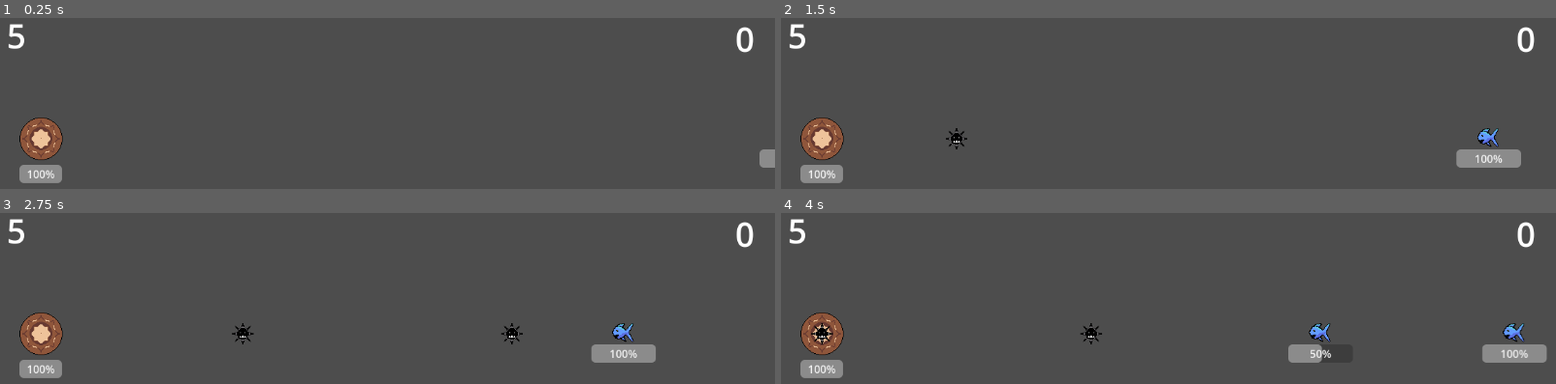
Above: before the commit, frames 1-4 (two rows, left to right).
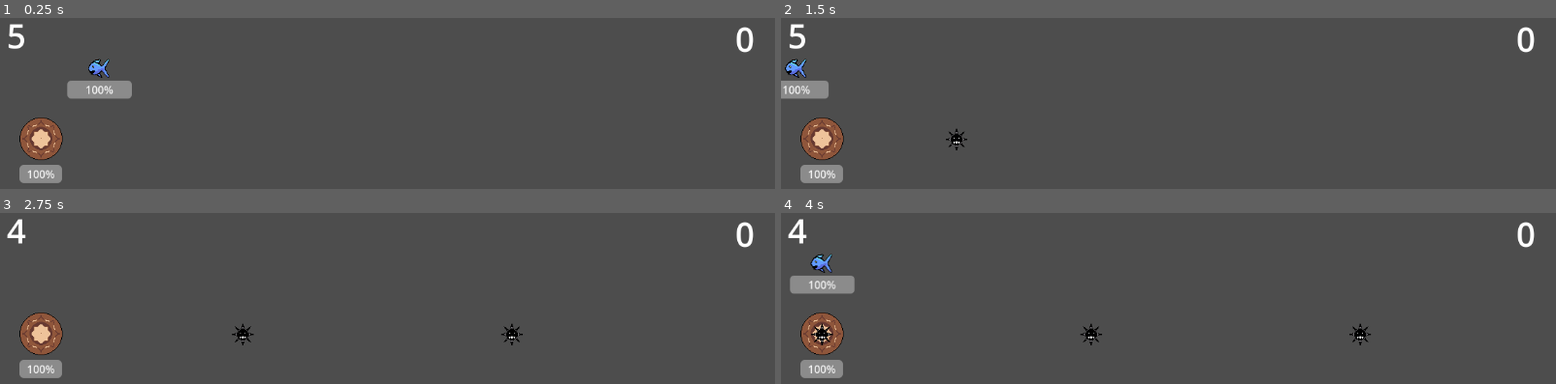
Above: after the commit, the same moments.

Repository: macmist/godot-game
Game: Godot game, scene res://Assets/Scenes/main.tscn
Two runs of this game, one before a commit and one after it. Both use one fixed random seed, a clock stepped at 60 frames per second and the inputs below.
Inputs:
- Up to frame 1 (0.25 s): no input
- Up to frame 2 (1.5 s): no input
- Up to frame 3 (2.75 s): no input
- Up to frame 4 (4 s): no input

The runs differ from the first frame. In frame 1, 1.3% of the frame differs, in the area x 8-100%, y 23-88%; in frame 2, 2.0%; in frame 3, 1.4%; in frame 4, 3.3%, in the area x 0-99%, y 3-88%.

Commit message:
feat: proper game over

Diff:
--- a/Assets/Scenes/Tower.tscn
+++ b/Assets/Scenes/Tower.tscn
@@ -6,7 +6,7 @@
 [sub_resource type="CircleShape2D" id="CircleShape2D_u1oly"]
 radius = 30.0167
 
-[node name="Tower" type="StaticBody2D" groups=["Friend"]]
+[node name="Tower" type="StaticBody2D" groups=["Friend", "destroy_on_game_over"]]
 collision_layer = 2
 collision_mask = 2
 script = ExtResource("2_0me8o")
--- a/Assets/Scenes/big_fish.tscn
+++ b/Assets/Scenes/big_fish.tscn
@@ -6,7 +6,7 @@
 [sub_resource type="CapsuleShape2D" id="CapsuleShape2D_iyk58"]
 height = 24.0
 
-[node name="BigFish" type="CharacterBody2D" groups=["Enemy"]]
+[node name="BigFish" type="CharacterBody2D" groups=["Enemy", "destroy_on_game_over"]]
 collision_mask = 2
 script = ExtResource("1_0hcdu")
 speed = -50.0
--- a/Assets/Scenes/fish.tscn
+++ b/Assets/Scenes/fish.tscn
@@ -6,7 +6,7 @@
 [sub_resource type="CapsuleShape2D" id="CapsuleShape2D_iyk58"]
 height = 24.0
 
-[node name="Fish" type="CharacterBody2D" groups=["Enemy"]]
+[node name="Fish" type="CharacterBody2D" groups=["Enemy", "destroy_on_game_over"]]
 collision_mask = 2
 script = ExtResource("1_5w6hj")
 
--- a/Assets/Scenes/main.tscn
+++ b/Assets/Scenes/main.tscn
@@ -16,9 +16,10 @@
 
 [node name="Tower" parent="." instance=ExtResource("2_efg45")]
 position = Vector2(61, 191)
+parent_for_projectiles = NodePath("..")
 
-[node name="Spawner" type="Marker2D" parent="."]
-position = Vector2(1201, 189)
+[node name="Spawner" type="Marker2D" parent="." groups=["destroy_on_game_over"]]
+position = Vector2(172, 86)
 script = ExtResource("3_d1gso")
 items = Array[PackedScene]([ExtResource("4_motp3"), ExtResource("1_msv38")])
 
@@ -49,6 +50,18 @@
 theme_override_font_sizes/font_size = 50
 text = "0"
 
+[node name="GameOver" type="Label" parent="CanvasLayer"]
+unique_name_in_owner = true
+visible = false
+offset_left = 381.0
+offset_top = 251.0
+offset_right = 809.0
+offset_bottom = 354.0
+theme_override_font_sizes/font_size = 75
+text = "Game Over!"
+horizontal_alignment = 1
+vertical_alignment = 1
+
 [connection signal="fish_died" from="Spawner" to="." method="_on_spawner_fish_died"]
 [connection signal="body_entered" from="FishGrinder" to="." method="_on_fish_detector_body_entered"]
 [connection signal="body_entered" from="FishGrinder" to="FishGrinder" method="_on_body_entered"]
--- a/Assets/Scenes/projectile.tscn
+++ b/Assets/Scenes/projectile.tscn
@@ -6,7 +6,7 @@
 [sub_resource type="CircleShape2D" id="CircleShape2D_nes5s"]
 radius = 12.0416
 
-[node name="Projectile" type="Sprite2D"]
+[node name="Projectile" type="Sprite2D" groups=["destroy_on_game_over"]]
 texture = ExtResource("1_p7xhx")
 script = ExtResource("2_bno0r")
 
--- a/Assets/Scripts/Game.gd
+++ b/Assets/Scripts/Game.gd
@@ -2,6 +2,9 @@
 
 @onready var score_label: Label = %ScoreLabel
 @onready var fish_through_label: Label = %FishThroughLabel
+@onready var game_over: Label = %GameOver
+
+
 @export var maximum_units_through = 5
 
 var points: int = 0
@@ -14,6 +17,9 @@
 func _on_fish_detector_body_entered(body: Node2D) -> void:
 	maximum_units_through -= 1
 	fish_through_label.text = str(maximum_units_through)
+	if maximum_units_through <= 0:
+		game_over.visible = true
+		propagate_call("on_game_over")
 
 func on_point_scored():
 	points += 1
--- a/Assets/Scripts/fish.gd
+++ b/Assets/Scripts/fish.gd
@@ -32,3 +32,6 @@
 	if health <= 0:
 		died.emit()
 		queue_free()
+
+func on_game_over():
+	queue_free()
--- a/Assets/Scripts/spawner.gd
+++ b/Assets/Scripts/spawner.gd
@@ -22,3 +22,7 @@
 
 func on_fish_died():
 	fish_died.emit()
+
+
+func on_game_over():
+	queue_free()
--- a/Assets/Scripts/tower.gd
+++ b/Assets/Scripts/tower.gd
@@ -4,6 +4,7 @@
 
 @onready var timer: Timer = %Timer
 @onready var health_bar: ProgressBar = %HealthBar
+@export var parent_for_projectiles: NodePath
 
 func _ready() -> void:
 	health_bar.max_value = health
@@ -15,7 +16,10 @@
 func _on_timer_timeout() -> void:
 	const PROJECTILE = preload("res://Assets/Scenes/projectile.tscn")
 	var new_projectile = PROJECTILE.instantiate()
-	add_child(new_projectile)
+
+	new_projectile.global_position = global_position
+	var parent = get_node(parent_for_projectiles)
+	parent.add_child(new_projectile)
 	pass # Replace with function body.
 
 
@@ -24,3 +28,7 @@
 	health_bar.value = health
 	if health <= 0:
 		queue_free()
+
+
+func on_game_over():
+	queue_free()
--- a/project.godot
+++ b/project.godot
@@ -19,3 +19,4 @@
 
 Enemy=""
 Friend=""
+destroy_on_game_over=""
